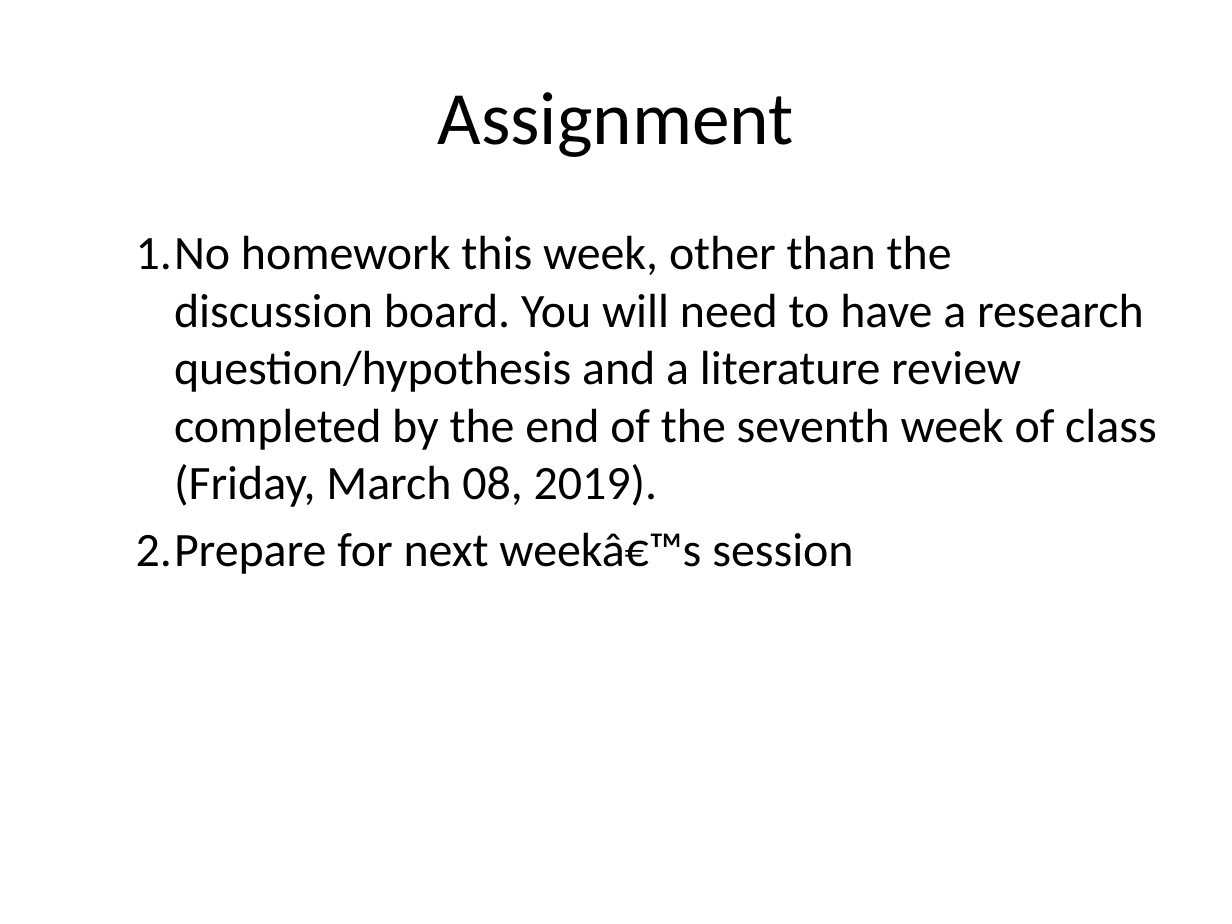
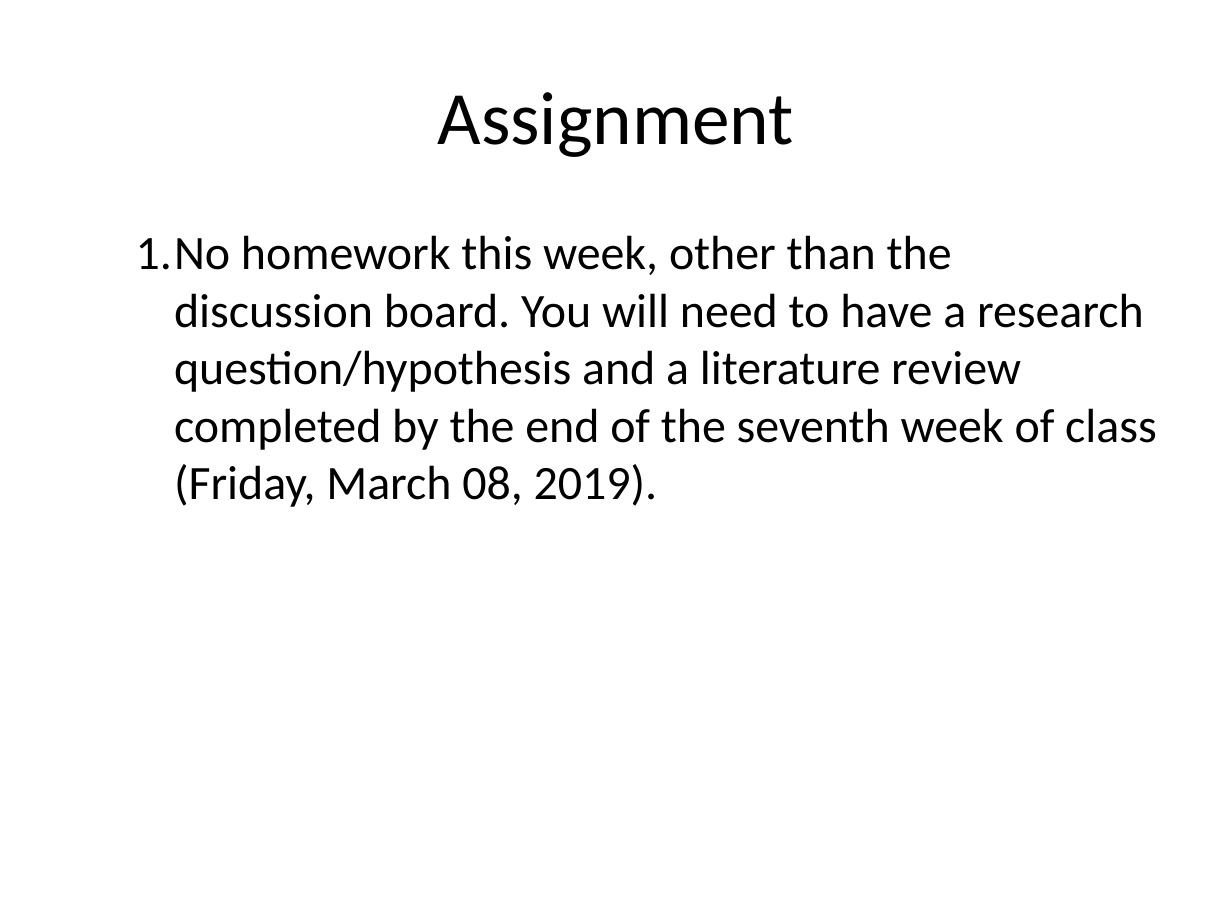
Before and after one commit to classes-medb/5510, a slide deck: slide 29 of src/video-04-randomized-trials.pptx (slide 40 before the commit). Drawn at 1232x924 pixels with LibreOffice and Linux fonts; fonts in the diff are those of the drawing. Boxes give left, top, right and bottom in pixels: in the first picture for what was removed or moved away, otherwise in the second. Text is boxed around its words. In the diff, an @@ line names an element or a change of style, - is before the commit and + after.

```diff
--- a/src/video-04-randomized-trials.pptx
+++ b/src/video-04-randomized-trials.pptx
@@ text at <box>136,532,853,574</box>: paragraph removed @@
-  2. Prepare for next weekâ€™s session
```
Also in this commit, not shown: 8 other slides changed, 8 slides added, 19 slides removed, 11 other files.
